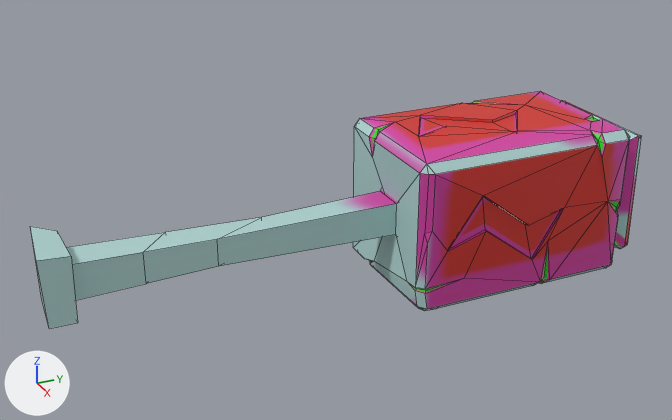
What one commit did to the Blender file models/production/magnets.blend.
Before and after are seen from a 50 mm camera at (3.594, -2.317, 1.864) aimed at (-0.076, -0.665, 0.028). The lights are fixed; the arrows at lower left show +X, +Y and +Z. Mesh edges are drawn as thin lines.

The first picture shows 'gaussmeter'.
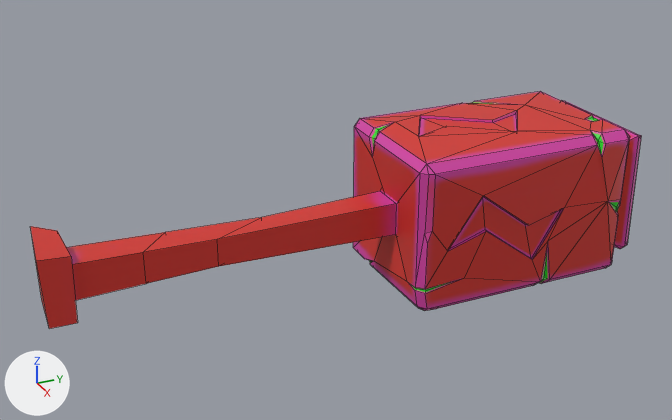
Location of each change, [x1, y1, x2, y2] in pixels of the pictures (672 x 420 px):
part 1 of me_立方体_003, cut back: [415, 236, 427, 289] in both
part 2 of me_立方体_003, surface changed: [30, 91, 641, 329] in both

What the commit changed:
me_立方体_003 is used by ob_gaussmeter; location (0.0, 0.0, 0.0).
Verts and faces of me_立方体_003; kept vertices keep their numbers, new ones are numbered from 225.
Before the commit, vertices of me_立方体_003: 53 (0.37, -0.42, -0.23) at pixel (425, 288), 54 (0.33, -0.45, -0.23) at pixel (415, 287), 142 (0.37, -0.42, 0.0) at pixel (427, 243), 143 (0.36, -0.43, 0.05) at pixel (424, 233).
me_立方体_003 had 225 vertices, 281 faces and spanned x -0.39..0.39, y -2.06..1.0, z -0.39..0.4.
me_立方体_003 now has 226 vertices, 282 faces and spans x -0.39..0.39, y -2.06..1.0, z -0.39..0.4.
Part 1, on me_立方体_003:
Faces deleted: (54, 142, 143), (53, 142, 54).
New faces: (53, 142, 143, 54).
me_立方体_003 part 2: 202 kept faces spanning x -0.39..0.39, y -2.06..1.0, z -0.39..0.4 get new texture (UV) coordinates.
